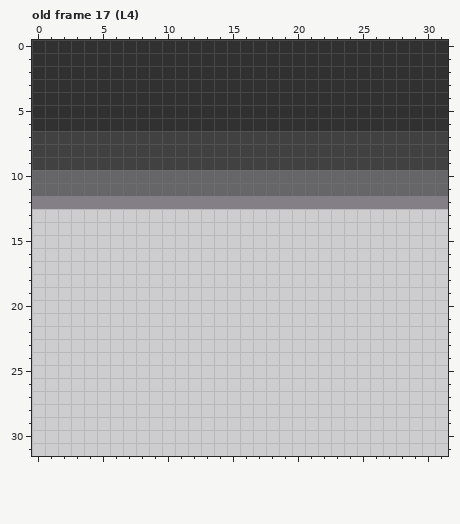
Two states of a pixel-art file, TileMapCuevaNewStyle.ase. Above, as it was before the edit.
32x32 pixels, 40 frames. Shown: old frame 17 (L4). The commit also changed other frames, which this record leaves out.
And afterwards:
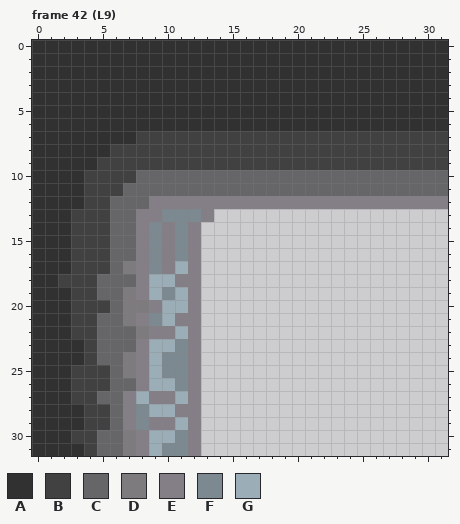
Palette (. is transparent): A #313131  B #414141  C #666567  D #7d7b7e  E #847e87  F #7c8991  G #9badb7
A new or re-ordered frame is compared with the old frame closest to it.
The exact change:
frames 40 -> 45
Frame 42 (L9) is new; against old frame 17 (L4):
y 7: x 0..7 BBBBBBBB -> AAAAAAAA
y 8: x 0..5 BBBBBB -> AAAAAA
y 9: x 0..4 BBBBB -> AAAAA
y 10: x 0..7 CCCCCCCC -> AAAABBBB
y 11: x 0..6 CCCCCCC -> AAAABBB
y 12: x 0..8 EEEEEEEEE -> AAAABBCCC
y 13: x 0..13 .............. -> AAABBBCCEEFFFE
y 14..16: x 0..12 ............. -> AAABBBCCEFEFE
y 17: x 0..12 ............. -> AAABBBCDEFEGE
y 18: x 0..12 ............. -> AABBBCCCEGGEE
y 19: x 0..12 ............. -> AAABBCCDEGFGE
y 20: x 0..12 ............. -> AAABBBCDDEGGE
y 21: x 0..12 ............. -> AAABBCCDEFGEE
y 22: x 0..12 ............. -> AAABBCCCDEEGE
y 23: x 0..12 ............. -> AAAABCCCEGGFE
y 24: x 0..12 ............. -> AAAABCCDEGFFE
y 25: x 0..12 ............. -> AAABBBCDEGFFE
y 26: x 0..12 ............. -> AAABBBCCEGGFE
y 27: x 0..12 ............. -> AAABBCCEGEEGE
y 28: x 0..12 ............. -> AAAABBCEFGGEE
y 29: x 0..12 ............. -> AAAABBCEFEEGE
y 30: x 0..12 ............. -> AAABBCCDEGGFE
y 31: x 0..12 ............. -> AAAABCCDEGFFE
